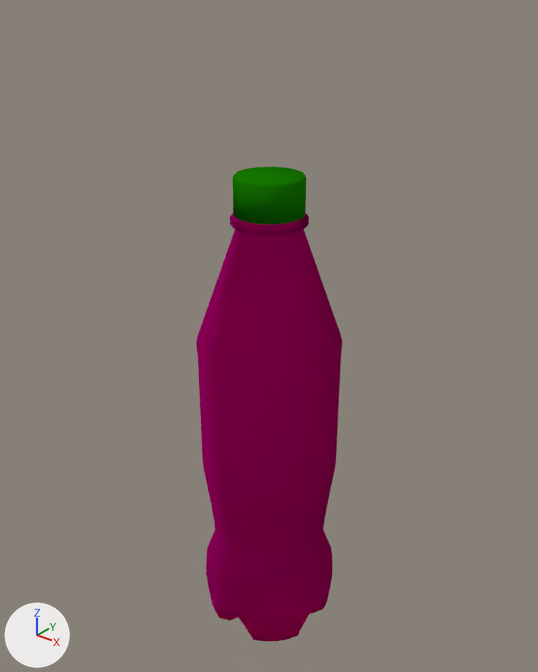
The Blender file labs/Lab2/Sprite.blend as it was, and as the next commit left it.
Rendered twice from a 50 mm camera at (2.97, -3.68, 2.85) aimed at (-0.03, 0.08, 0.52). The lights are fixed; the arrows at lower left show +X, +Y and +Z.

Before the edit, the objects in view are built like this:
```python
mat_lid = diffuse_material('Lid')
mat_lid.base_color = (0.00789, 0.184, 0.0)  # dark green #167700
me_cylinder = bpy.data.meshes.new('Cylinder')
me_cylinder.from_pydata(...)  # 756 vertices, 730 faces; spans x -0.48..0.55, y -0.52..0.52, z -1.96..1.7
me_cylinder.polygons.foreach_set('use_smooth', [True] * 730)
# faces by material slot: [633, 97]
me_cylinder.materials.append(mat_plastic)  # its picture is missing
me_cylinder.materials.append(mat_lid)  # dark green #167700
ob_cylinder = bpy.data.objects.new('Cylinder', me_cylinder)
ob_cylinder.location = (0.0, 0.0, 0.0)
```
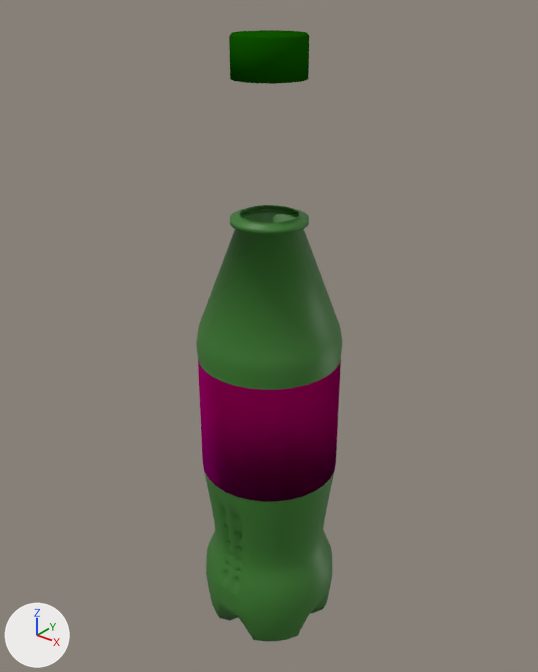
Boxes [x1, y1, x2, y2] around the edits, measured in the pictures (538 x 672 px; the box of a moved part takes in the faces that stretch with it):
'Cylinder', recoloured, reshaped (8% shorter): before [196, 167, 342, 641]; after [196, 205, 342, 641]
'Cylinder.001', added (green): after [229, 30, 309, 84]
part 1 of me_cylinder, moved or reshaped: before [233, 167, 306, 224]; after [196, 211, 342, 390]
part 2 of me_cylinder, built on: before [209, 480, 253, 550]; after [209, 377, 253, 616]
part 3 of me_cylinder, recoloured: [203, 213, 334, 641] in both

What changed in the scene script:
```text
Change mat_lid:
    mat_lid.base_color: (0.00789, 0.184, 0.0) -> (0.00495, 0.0908, 0.0)  # dark green #167700 -> dark green #0f5500
Add mat_bottle:
    mat_bottle = principled_material('Bottle')
    mat_bottle.base_color = (0.04, 0.19, 0.0236)  # dark green #38792a
Change me_cylinder:
    used by ob_cylinder; location = (0.0, 0.0, 0.0)
    remove me_cylinder.from_pydata(...)  # 756 vertices, 730 faces; spans x -0.48..0.55, y -0.52..0.52, z -1.96..1.7
    remove me_cylinder.materials.append(mat_lid)  # dark green #167700
    add me_cylinder.from_pydata(...)  # 976 vertices, 895 faces; spans x -0.48..0.55, y -0.52..0.52, z -1.96..1.45
    me_cylinder part 1: 96 vertices removed from x -0.2..0.27, y -0.23..0.23, z 1.45..1.7; 128 vertices added at x -0.47..0.54, y -0.51..0.51, z 0.54..1.39
    me_cylinder part 2: 3 vertices removed from x -0.06..0.13, y -0.47..-0.46, z -0.77; 191 vertices added at x -0.07..0.14, y -0.52..-0.4, z -1.57..-0.48
    me_cylinder part 3: 475 faces spanning x -0.48..0.55, y -0.51..0.52, z -1.96..1.45 switch from mat_plastic (its picture is missing) to mat_bottle (dark green #38792a)
Add me_cylinder_001:
    me_cylinder_001.from_pydata(...)  # 128 vertices, 97 faces; spans x -0.236..0.236, y -0.236..0.236, z -0.123..0.13
    me_cylinder_001.polygons.foreach_set('use_smooth', [True] * 97)
    me_cylinder_001.materials.append(mat_lid)  # dark green #0f5500
Add ob_cylinder_001:
    ob_cylinder_001 = bpy.data.objects.new('Cylinder.001', me_cylinder_001)
    ob_cylinder_001.location = (0.035, 0.0, 2.408)
```
